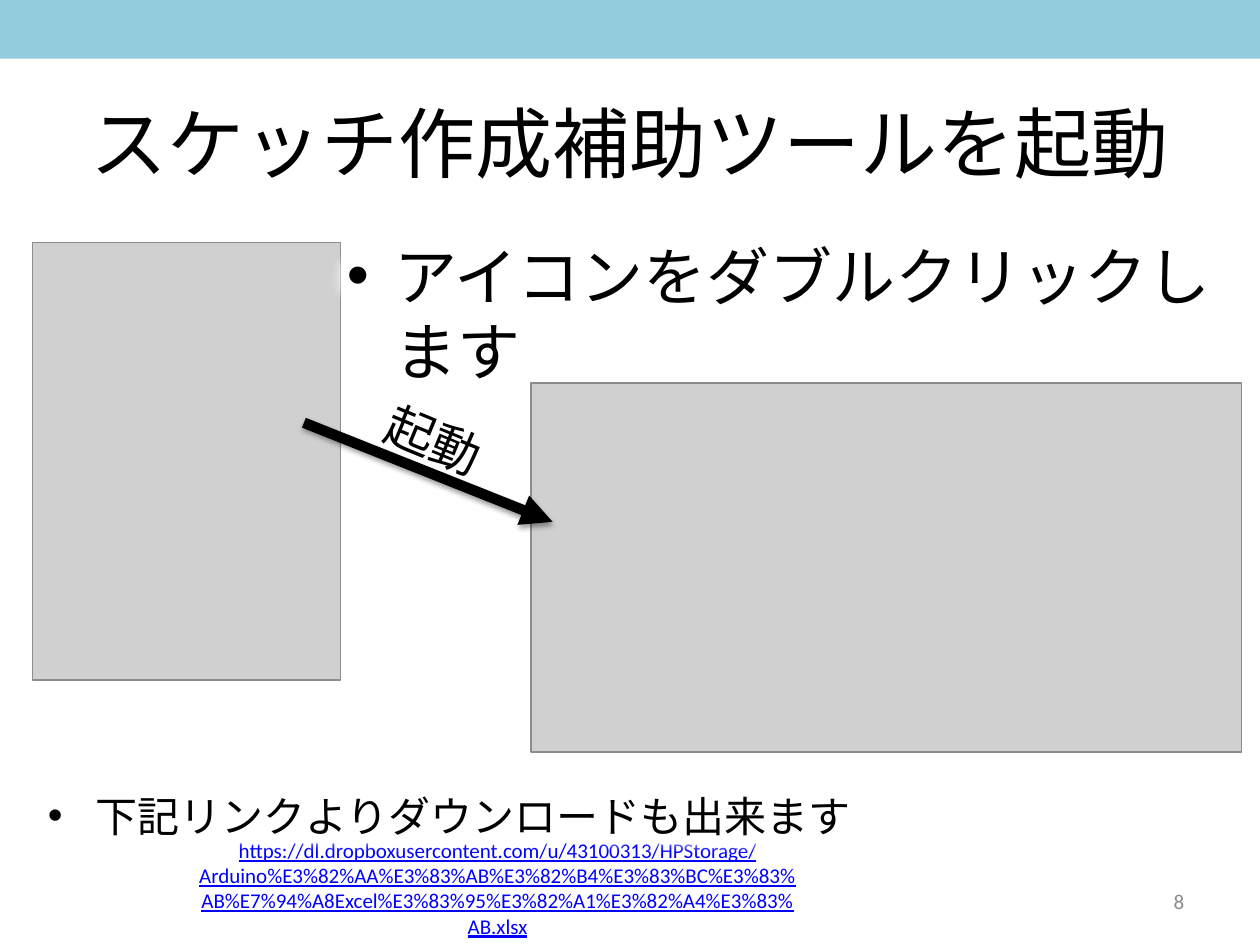
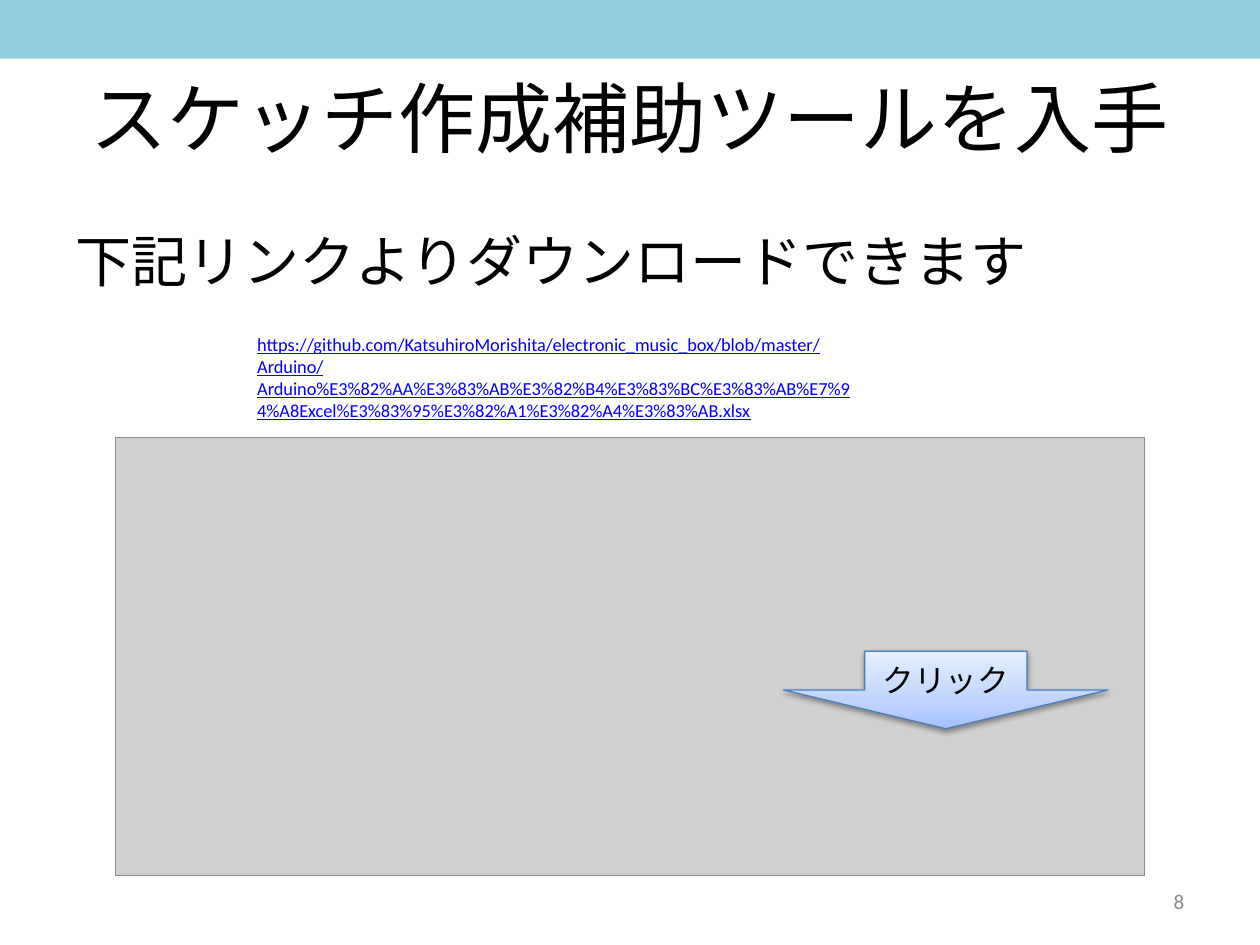
Before and after one commit to KatsuhiroMorishita/electronic_music_box, a slide deck: slide 8 of Arduino/解説スライド_201611.pptx. Drawn at 1260x945 pixels with LibreOffice and Linux fonts; fonts in the diff are those of the drawing; grey boxes stand for pictures. Boxes give left, top, right and bottom in pixels: in the first picture for what was removed or moved away, otherwise in the second. Text is boxed around its words. In the diff, an @@ line names an element or a change of style, - is before the commit and + after.

Commit message:
解説スライド内のリンクを更新

```diff
--- a/Arduino/解説スライド_201611.pptx
+++ b/Arduino/解説スライド_201611.pptx
@@ title at box(90, 82, 1168, 154): text changed @@
-スケッチ作成補助ツールを起動
+スケッチ作成補助ツールを入手
@@ text at box(76, 234, 1027, 287): text changed; size 24 to 32 pt @@
-• 下記リンクよりダウンロードも出来ます
+下記リンクよりダウンロードできます
@@ picture removed at box(33, 242, 340, 679) @@
@@ text removed at box(394, 246, 1210, 379) @@
-• アイコンをダブルクリックします
@@ text at box(257, 338, 850, 420): text changed; size 12 to 10.5 pt @@
-https://dl.dropboxusercontent.com/u/43100313/HPStorage/Arduino%E3%82%AA%E3%83%AB%E3%82%B4%E3%83%BC%E3%83%AB%E7%94%A8Excel%E3%83%95%E3%82%A1%E3%82%A4%E3%83%AB.xlsx
+https://github.com/KatsuhiroMorishita/electronic_music_box/blob/master/Arduino/Arduino%E3%82%AA%E3%83%AB%E3%82%B4%E3%83%BC%E3%83%AB%E7%94%A8Excel%E3%83%95%E3%82%A1%E3%82%A4%E3%83%AB.xlsx
@@ picture removed at box(532, 383, 1242, 752) @@
@@ text removed at box(381, 404, 472, 469) @@
-起動
@@ picture added at box(116, 437, 1145, 876) @@
@@ arrow removed from (304, 423) to (553, 522) @@
@@ down arrow added at box(784, 651, 1109, 730), fill gradient #A4C4FF to #BFD4FF to #E6EEFF, outline #4B7EBC 0.75 pt, 18 pt, text #000000 @@
+クリック
```
Also in this commit, not shown: 1 other slide changed, 1 slide added, 1 other file.
